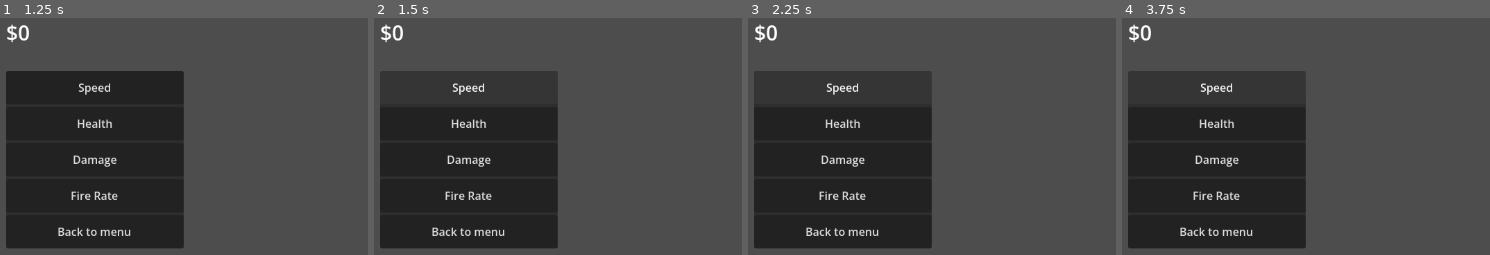
Above: before the commit, frames 1-4 (left to right).
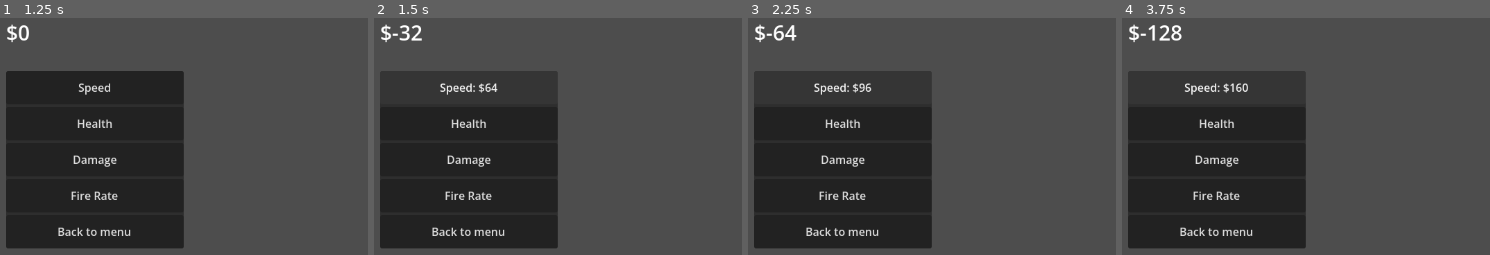
Above: after the commit, the same moments.

Repository: Rng2MAGS/DT--Project-WORTH-MY-ENTIRE-GRADE
Game: Godot game, scene res://scenes/main_menu.tscn
Two runs of this game, one before a commit and one after it. Both use one fixed random seed, a clock stepped at 60 frames per second and the inputs below.
Inputs:
- Up to frame 1 (1.25 s): click "Upgrade" at 0.5 s
- Up to frame 2 (1.5 s): click "Speed" at 1.25 s
- Up to frame 3 (2.25 s): click "Speed" (after the commit: "Speed: $64") at 2 s
- Up to frame 4 (3.75 s): click "Speed" (after the commit: "Speed: $96") at 2.75 s; click "Speed" (after the commit: "Speed: $128") at 3.5 s

Frame 1 is identical in both runs. In frame 2, 0.7% of the frame differs, in the area x 4-34%, y 2-33%; in frame 3, 0.7%; in frame 4, 0.8%, in the area x 4-35%, y 2-33%.
Error before the commit: Invalid assignment of property or key 'text' with value of type 'String' on a base object of type 'Nil'. (res://scripts/settings.gd:11)

Commit message:
20
Lots of stuff, upgrades are made but not adjusted therefore still whacky, other fixes such as changing difficulties functionality

Diff:
--- a/project-worth--my-whole-grade/project.godot
+++ b/project-worth--my-whole-grade/project.godot
@@ -90,14 +90,10 @@
 , Object(InputEventKey,"resource_local_to_scene":false,"resource_name":"","device":-1,"window_id":0,"alt_pressed":false …(186 unchanged characters)…
 ]
 }
-ui_esc={
-"deadzone": 0.2,
-"events": [Object(InputEventKey,"resource_local_to_scene":false,"resource_name":"","device":-1,"window_id":0,"alt_pressed":false,"shift_pressed":false,"ctrl_pressed":false,"meta_pressed":false,"pressed":false,"keycode":0,"physical_keycode":4194305,"key_label":0,"unicode":0,"location":0,"echo":false,"script":null)
-]
-}
-ui_e={
+ui_pause={
 "deadzone": 0.2,
 "events": [Object(InputEventKey,"resource_local_to_scene":false,"resource_name":"","device":-1,"window_id":0,"alt_press …(192 unchanged characters)…
+, Object(InputEventKey,"resource_local_to_scene":false,"resource_name":"","device":-1,"window_id":0,"alt_pressed":false,"shift_pressed":false,"ctrl_pressed":false,"meta_pressed":false,"pressed":false,"keycode":0,"physical_keycode":4194305,"key_label":0,"unicode":0,"location":0,"echo":false,"script":null)
 ]
 }
 
--- a/project-worth--my-whole-grade/scenes/upgrade_menu.tscn
+++ b/project-worth--my-whole-grade/scenes/upgrade_menu.tscn
@@ -2,13 +2,17 @@
 
 [ext_resource type="Script" uid="uid://b4gegqnfs40k0" path="res://scripts/upgrade_menu.gd" id="1_e3qxy"]
 
-[node name="Control" type="Control" unique_id=1605440995 node_paths=PackedStringArray("money_display")]
+[node name="Control" type="Control" unique_id=1605440995 node_paths=PackedStringArray("money_display", "speed_text", "health_text", "damage_text", "fire_rate_text")]
 layout_mode = 3
 anchors_preset = 0
 offset_right = 1152.0
 offset_bottom = 648.0
 script = ExtResource("1_e3qxy")
 money_display = NodePath("Label")
+speed_text = NodePath("PanelContainer/VBoxContainer/Speed")
+health_text = NodePath("PanelContainer/VBoxContainer/Health")
+damage_text = NodePath("PanelContainer/VBoxContainer/Damage")
+fire_rate_text = NodePath("PanelContainer/VBoxContainer/Fire rate")
 
 [node name="PanelContainer" type="PanelContainer" parent="." unique_id=750347073]
 layout_mode = 1
--- a/project-worth--my-whole-grade/scripts/asteroid.gd
+++ b/project-worth--my-whole-grade/scripts/asteroid.gd
@@ -7,13 +7,11 @@
 
 const dead = 0
 
-var speed = 300.0 * global.difficulty
-@warning_ignore("narrowing_conversion")
-var kill_value: int = 8 * global.difficulty
-@warning_ignore("narrowing_conversion")
-var health: int = 4 * global.difficulty
+var speed = 300 * global.difficulty
+var kill_value: float = 8 * global.difficulty
+var health: float = 4 * global.difficulty
 var ship: CharacterBody2D
-var damage: float = 1  * global.difficulty
+var damage: float = global.difficulty
 
 # Called when the node enters the scene tree for the first time.
 func _ready() -> void:
@@ -36,8 +34,10 @@
 		queue_free()
 
 func died() -> void:
+	@warning_ignore("narrowing_conversion")
 	global.score += kill_value
 
 
+@warning_ignore("shadowed_variable")
 func _player_dmg(ship: CharacterBody2D) -> void:
 	ship.take_damage()
--- a/project-worth--my-whole-grade/scripts/global.gd
+++ b/project-worth--my-whole-grade/scripts/global.gd
@@ -1,14 +1,28 @@
 extends Node
 
 const reset:int = 0
+
+#Variables for money/score
 const score_to_money_conversion_rate:int = 2
+var score: int = 0
+var money: int = 0
+
+#Variables used to alter difficulty
 const easy: float = .75
 const normal: float = 1
-const hard: float = 1.5
-var score: int = 0
-var money: int = 0
+const hard: float = 1.25
 var difficulty: float
+var difficulty_button_value: int = 1
 
+#Variables for players upgrades
+var num_speed_upgrds: int = 1
+var num_health_upgrds: int = 1
+var num_damage_upgrds: int = 1
+var num_fire_rate_upgrds: int = 1
+var speed_multi: float = 1
+var health_multi: float = 1
+var damage_multi: float = 1
+var fire_rate_multi: float = 1
 
 # Called when the node enters the scene tree for the first time.
 func _ready() -> void:
@@ -17,9 +31,9 @@
 
 # Called every frame. 'delta' is the elapsed time since the previous frame.
 func _process(_delta: float) -> void:
-	if settings.difficulty == 1:
+	if difficulty_button_value == 1:
 		difficulty = easy
-	if settings.difficulty == 2:
+	if difficulty_button_value == 2:
 		difficulty = normal
-	if settings.difficulty == 3:
+	if difficulty_button_value == 3:
 		difficulty = hard
--- a/project-worth--my-whole-grade/scripts/menu_screen.gd
+++ b/project-worth--my-whole-grade/scripts/menu_screen.gd
@@ -1,5 +1,6 @@
 extends Control
 func _ready() -> void:
+	@warning_ignore("integer_division")
 	global.money += global.score/global.score_to_money_conversion_rate
 	global.score = global.reset
 func _play() -> void:
--- a/project-worth--my-whole-grade/scripts/pause_menu.gd
+++ b/project-worth--my-whole-grade/scripts/pause_menu.gd
@@ -9,12 +9,12 @@
 	pass
 
 func _process(_delta: float) -> void:
-	if Input .is_action_pressed("ui_e") and visible == false and can_pause == true:
+	if Input .is_action_pressed("ui_pause") and visible == false and can_pause == true:
 		visible = true
 		Engine.time_scale = 0
 		can_pause = false
 		pause_cooldown.start()
-	elif Input .is_action_pressed("ui_e") and visible == true and can_pause == true:
+	elif Input .is_action_pressed("ui_pause") and visible == true and can_pause == true:
 		visible = false
 		Engine.time_scale = 1
 		can_pause = false
--- a/project-worth--my-whole-grade/scripts/settings.gd
+++ b/project-worth--my-whole-grade/scripts/settings.gd
@@ -4,31 +4,32 @@
 
 @export var difficulty_text: Button
 
-var difficulty: int = 1
+
 
 # Called when the node enters the scene tree for the first time.
 func _ready() -> void:
-	difficulty_text.text = "Difficulty: Easy Mode"
+	pass
 
 
 # Called every frame. 'delta' is the elapsed time since the previous frame.
 func _process(_delta: float) -> void:
-	if Input .is_action_just_pressed("ui_esc"):
-		get_tree().call_deferred("change_scene_to_file", "res://scenes/main_menu.tscn")
+	pass
 
 
 
 func _on_back_to_game_pressed() -> void:
 	get_tree().call_deferred("change_scene_to_file", "res://scenes/main_menu.tscn")
 
+func _when_settings_opened() -> void:
+	difficulty_text.text = "Difficulty: Easy Mode"
 
 func _diffuculty() -> void:
-	difficulty += 1
-	if difficulty == 4:
-		difficulty = 1
-	if difficulty == 1:
+	global.difficulty_button_value += 1
+	if global.difficulty_button_value == 4:
+		global.difficulty_button_value = 1
+	if global.difficulty_button_value == 1:
 		difficulty_text.text = "Difficulty: Easy Mode"
-	if difficulty == 2:
+	if global.difficulty_button_value == 2:
 		difficulty_text.text = "Difficulty: Normal Mode"
-	if difficulty == 3:
+	if global.difficulty_button_value == 3:
 		difficulty_text.text = "Difficulty: Hard Mode"
--- a/project-worth--my-whole-grade/scripts/ship.gd
+++ b/project-worth--my-whole-grade/scripts/ship.gd
@@ -1,11 +1,11 @@
 extends CharacterBody2D
 
 
-var speed = 500.0
-var health: int = 10
+var speed = 500 * global.speed_multi
+var health: int = 10 * global.health_multi
 var can_shoot: bool = true
 var bullet_speed: int = 400
-var damage = 1
+var damage = global.damage_multi
 var dead: int = 0
 
 @export var pivot: Node2D
@@ -16,6 +16,8 @@
 
 
 func _physics_process(_delta: float) -> void:
+	player_health.max_value = health
+	bullet_timer.wait_time = bullet_timer.wait_time / global.fire_rate_multi
 	# Define direction
 	var direction: Vector2 = Vector2(0.0, 0.0)
 	# Get input direction and set the characters' velocity
--- a/project-worth--my-whole-grade/scripts/upgrade_menu.gd
+++ b/project-worth--my-whole-grade/scripts/upgrade_menu.gd
@@ -1,6 +1,16 @@
 extends Control
 
 @export var money_display: Label
+
+var upgrade_increase_margin: int = 1
+var upgrade_price: int = 32
+
+@export var speed_text: Button
+@export var health_text: Button
+@export var damage_text: Button
+@export var fire_rate_text: Button
+
+
 # Called when the node enters the scene tree for the first time.
 func _ready() -> void:
 	pass # Replace with function body.
@@ -12,19 +22,30 @@
 
 
 func _speed() -> void:
-	pass # Replace with function body.
-
+	global.money =- upgrade_price * global.num_speed_upgrds
+	global.num_speed_upgrds += upgrade_increase_margin
+	global.speed_multi = 1.2 ** global.num_speed_upgrds
+	speed_text.text = "Speed: $"+str(upgrade_price * global.num_speed_upgrds)
 
 func _health() -> void:
-	pass # Replace with function body.
+	global.money =- upgrade_price * global.num_health_upgrds
+	global.num_health_upgrds += upgrade_increase_margin
+	global.health_multi = 1.2 ** global.num_health_upgrds
+	health_text.text = "Health: $"+str(upgrade_price * global.num_health_upgrds)
 
 
 func _damage() -> void:
-	pass # Replace with function body.
+	global.money =- upgrade_price * global.num_damage_upgrds
+	global.num_damage_upgrds += upgrade_increase_margin
+	global.damage_multi = 1.2 ** global.num_damage_upgrds
+	damage_text.text = "Damage: $"+str(upgrade_price * global.num_damage_upgrds)
 
 
 func _fire_rate() -> void:
-	pass # Replace with function body.
+	global.money =- upgrade_price * global.num_fire_rate_upgrds
+	global.num_fire_rate_upgrds += upgrade_increase_margin
+	global.fire_rate_multi = 1.2 ** global.num_fire_rate_upgrds
+	fire_rate_text.text = "Fire Rate: $"+str(upgrade_price * global.num_fire_rate_upgrds)
 
 
 func _back_to_menu() -> void:
